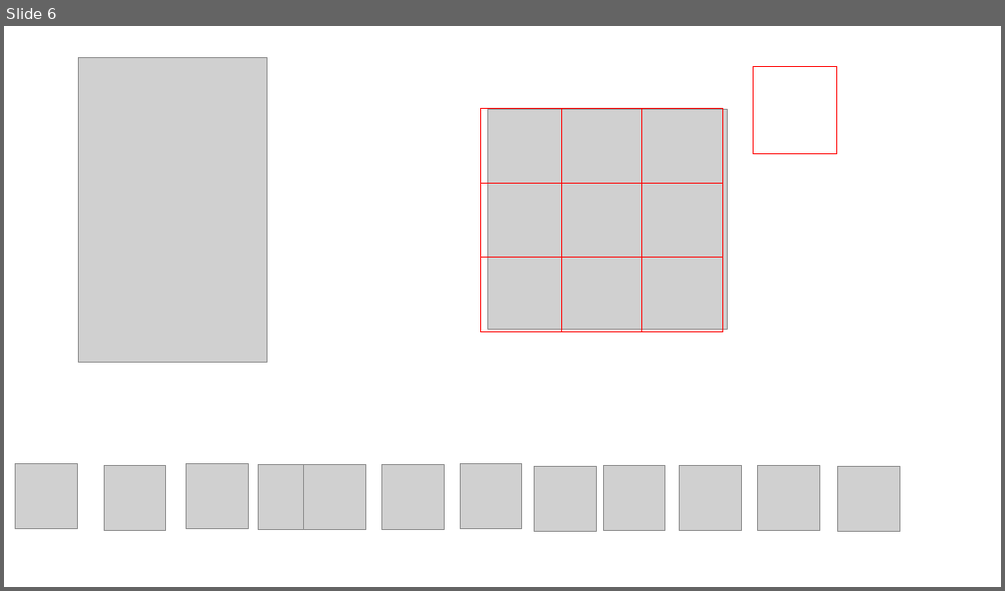
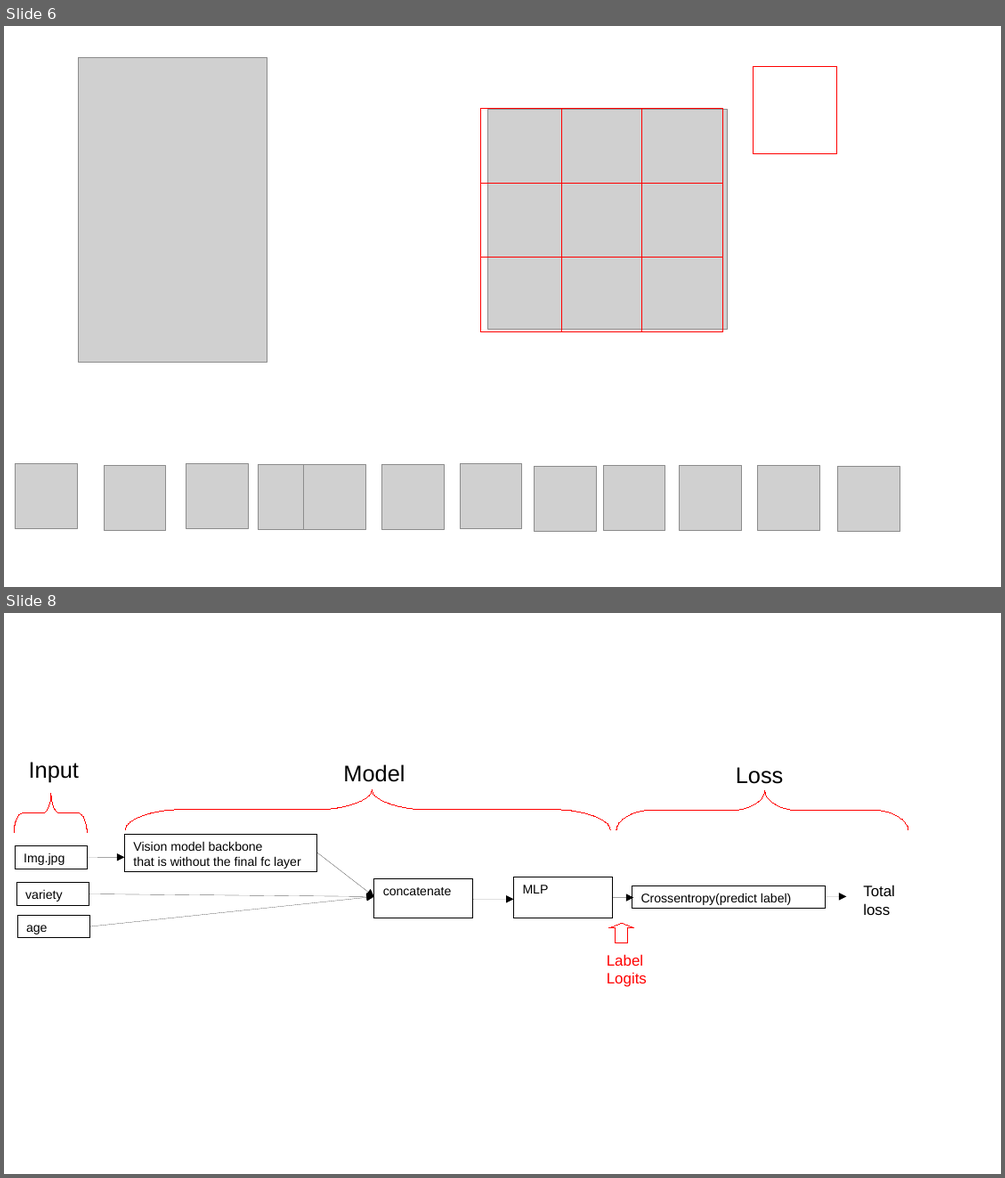
Before and after one commit to CNUClasses/CPSC471, a slide deck: content/lectures/illustration_ppt/illustrations.odp. Shown one above the other, each under a label of ours: slide 6 before the commit, slides 6 and 8 after it; the slides between them are not shown. The pictures are 1005x591 and 1005x1178 pixels, drawn with LibreOffice and Linux fonts; fonts in the diff are those of the drawing; grey boxes stand for pictures. Boxes give left, top, right and bottom in pixels: in the first picture for what was removed or moved away, otherwise in the second. Text is boxed around its words. In the diff, an @@ line names an element or a change of style, - is before the commit and + after.

```diff
--- a/content/lectures/illustration_ppt/illustrations.odp
+++ b/content/lectures/illustration_ppt/illustrations.odp
@@ slide 8 added at <box>4,613,1001,1174</box>, background #FFFFFF @@
@@ text added at <box>29,762,79,782</box>, 18 pt, text #000000 @@
+Input
@@ text added at <box>343,764,404,782</box>, 18 pt, text #000000 @@
+Model
@@ text added at <box>736,767,784,784</box>, 18 pt, text #000000 @@
+Loss
@@ freeform shape added at <box>14,794,87,833</box>, outline #FF0000 0 pt @@
@@ freeform shape added at <box>125,789,610,829</box>, outline #FF0000 0 pt @@
@@ freeform shape added at <box>617,791,909,830</box>, outline #FF0000 0 pt @@
@@ rectangle added at <box>15,845,88,868</box>, outline #000000 0 pt, 10 pt, text #000000 @@
+Img.jpg
@@ rectangle added at <box>124,835,317,872</box>, outline #000000 0 pt, 10 pt, text #000000 @@
+Vision model backbone
+that is without the final fc layer
@@ arrow added from (317, 852) to (374, 896), #000000 0 pt @@
@@ arrow added from (88, 857) to (124, 857), #000000 0 pt @@
@@ rectangle added at <box>374,879,472,918</box>, outline #000000 0 pt, 10 pt, text #000000 @@
+concatenate
@@ rectangle added at <box>514,877,613,918</box>, outline #000000 0 pt, 10 pt, text #000000 @@
+MLP
@@ rectangle added at <box>16,883,89,905</box>, outline #000000 0 pt, 10 pt, text #000000 @@
+variety
@@ arrow added from (89, 894) to (374, 896), #000000 0 pt @@
@@ arrow added from (90, 927) to (374, 896), #000000 0 pt @@
@@ arrow added from (472, 899) to (514, 899), #000000 0 pt @@
@@ arrow added from (612, 898) to (633, 898), #000000 0 pt @@
@@ rectangle added at <box>631,885,825,908</box>, outline #000000 0 pt, 10 pt, text #000000 @@
+Crossentropy(predict label)
@@ arrow added from (825, 896) to (847, 896), #000000 0 pt @@
@@ text added at <box>863,884,895,915</box>, 12 pt, text #000000 @@
+Total
+loss
@@ rectangle added at <box>17,915,90,938</box>, outline #000000 0 pt, 10 pt, text #000000 @@
+age
@@ up arrow added at <box>609,924,633,943</box>, outline #FF0000 0 pt @@
@@ text added at <box>607,954,647,987</box>, 12 pt, text #FF0000 @@
+Label
+Logits
```
Also in this commit, not shown: 1 slide changed, 2 other files.
